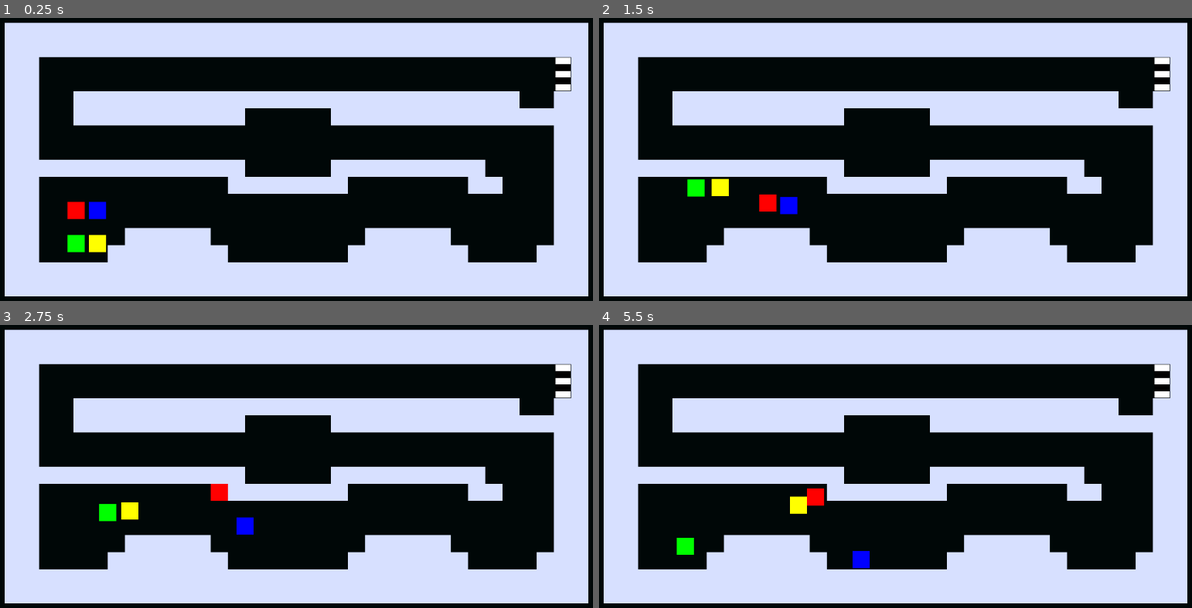
Above: before the commit, frames 1-4 (two rows, left to right).
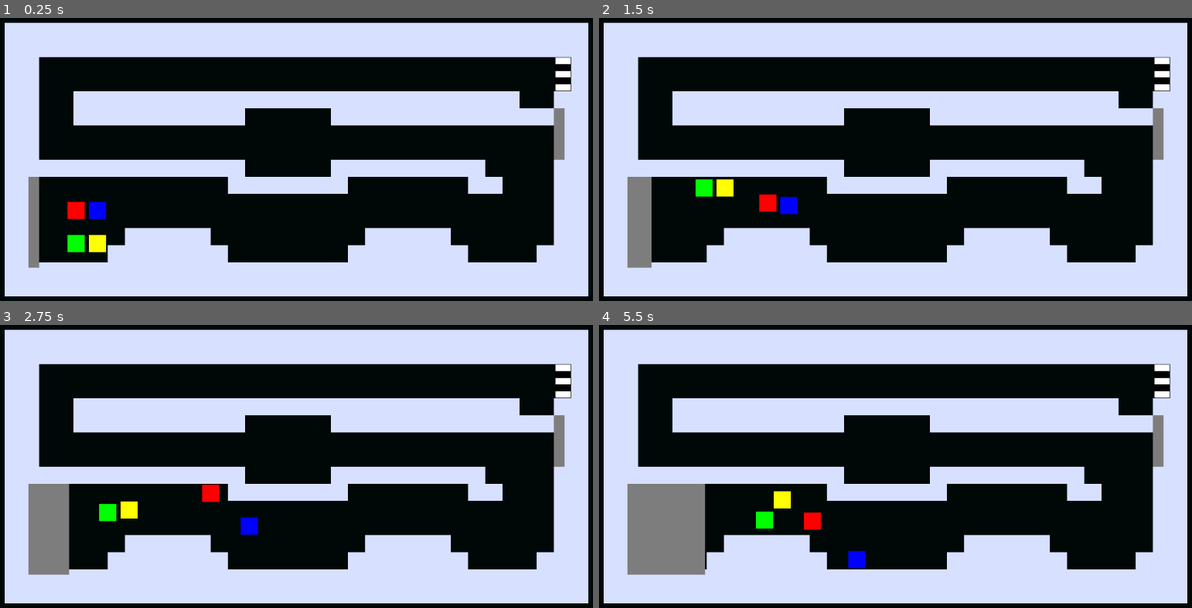
Above: after the commit, the same moments.

Repository: MarcSalibaBDEB/projectbrainrot
Game: Godot game, scene res://Scenes/main.tscn
The game is run twice, just before and just after one commit, with the same random seed, the same clock (stepped at 60 frames per second) and the same inputs. The project has no main scene, so this scene is started directly.
Inputs:
- Up to frame 1 (0.25 s): no input
- Up to frame 2 (1.5 s): no input
- Up to frame 3 (2.75 s): no input
- Up to frame 4 (5.5 s): no input

The runs differ from the first frame. In frame 1, 1.0% of the frame differs, in the area x 4-96%, y 31-89%; in frame 2, 2.0%; in frame 3, 3.0%; in frame 4, 5.6%.

Commit message:
adding win scene and fixed wall issue

Diff:
--- a/Scenes/ClosingWall.tscn
+++ b/Scenes/ClosingWall.tscn
@@ -2,13 +2,13 @@
 
 [ext_resource type="Script" uid="uid://b8vgb0cklviad" path="res://Scripts/closing_wall.gd" id="1_ffkud"]
 
-[sub_resource type="RectangleShape2D" id="RectangleShape2D_3s4q0"]
+[sub_resource type="RectangleShape2D" id="RectangleShape2D_ffkud"]
 
-[node name="ClosingWall" type="StaticBody2D"]
+[node name="ClosingWall" type="AnimatableBody2D"]
 script = ExtResource("1_ffkud")
 
 [node name="CollisionShape2D" type="CollisionShape2D" parent="."]
-shape = SubResource("RectangleShape2D_3s4q0")
+shape = SubResource("RectangleShape2D_ffkud")
 
 [node name="ColorRect" type="ColorRect" parent="."]
 offset_left = -10.0
@@ -19,5 +19,3 @@
 metadata/_edit_use_anchors_ = true
 
 [node name="Timer" type="Timer" parent="."]
-
-[connection signal="timeout" from="Timer" to="." method="_on_start_delay_timer_timeout"]
--- /dev/null
+++ b/Scenes/WinScreen.tscn
@@ -0,0 +1,37 @@
+[gd_scene format=3 uid="uid://dwcdwl8mtri86"]
+
+[node name="WinPopup" type="Control"]
+layout_mode = 3
+anchors_preset = 15
+anchor_right = 1.0
+anchor_bottom = 1.0
+grow_horizontal = 2
+grow_vertical = 2
+
+[node name="Panel" type="Panel" parent="."]
+layout_mode = 1
+anchors_preset = 8
+anchor_left = 0.5
+anchor_top = 0.5
+anchor_right = 0.5
+anchor_bottom = 0.5
+offset_left = -20.0
+offset_top = -20.0
+offset_right = 20.0
+offset_bottom = 20.0
+grow_horizontal = 2
+grow_vertical = 2
+
+[node name="VBoxContainer" type="VBoxContainer" parent="Panel"]
+layout_mode = 0
+offset_right = 40.0
+offset_bottom = 40.0
+
+[node name="Label" type="Label" parent="Panel/VBoxContainer"]
+layout_mode = 2
+
+[node name="Button" type="Button" parent="Panel/VBoxContainer"]
+layout_mode = 2
+
+[node name="Button2" type="Button" parent="Panel/VBoxContainer"]
+layout_mode = 2
--- a/Scenes/main.tscn
+++ b/Scenes/main.tscn
@@ -18,23 +18,6 @@
 script = ExtResource("1_1bvp3")
 player_scene = ExtResource("2_0xm2m")
 
-[node name="ClosingWall" parent="." instance=ExtResource("5_kry3j")]
-position = Vector2(86, 437.42)
-scale = Vector2(1, 8.54)
-extra_width = 1000.0
-grow_speed = 25.0
-auto_start = false
-start_delay = 10.0
-
-[node name="ClosingWall2" parent="." instance=ExtResource("5_kry3j")]
-position = Vector2(1066, 309)
-scale = Vector2(1, 8.54)
-extra_width = 1000.0
-grow_speed = 25.0
-auto_start = false
-start_delay = 20.0
-direction = -1
-
 [node name="TileMapLayer" type="TileMapLayer" parent="."]
 tile_map_data = PackedByteArray("AAACAAIAAAAAAAAAAQADAAIAAAAAAAAAAQAEAAIAAAAAAAAAAQAFAAIAAAAAAAAAAQAGAAIAAAAAAAAAAQAHAA …(4496 unchanged characters)…
 tile_set = SubResource("TileSet_7dm0k")
@@ -43,4 +26,19 @@
 position = Vector2(1073, 160)
 scale = Vector2(1.39, 3.0900002)
 
+[node name="ClosingWall" parent="." instance=ExtResource("5_kry3j")]
+position = Vector2(86, 437.00003)
+scale = Vector2(1, 8.54)
+extra_width = 1000.0
+grow_speed = 25.0
+start_delay = 0.5
+
+[node name="ClosingWall2" parent="." instance=ExtResource("5_kry3j")]
+position = Vector2(1066, 272.00003)
+scale = Vector2(1, 4.793)
+extra_width = 1000.0
+grow_speed = 35.0
+start_delay = 25.0
+direction = -1
+
 [connection signal="body_entered" from="Finish" to="." method="_on_finish_body_entered"]
--- a/Scripts/closing_wall.gd
+++ b/Scripts/closing_wall.gd
@@ -1,69 +1,91 @@
-extends StaticBody2D
+extends AnimatableBody2D
 
 @export var extra_width: float = 300.0
 @export var grow_speed: float = 200.0
 @export var auto_start: bool = true
 @export var start_delay: float = 1.5
-
 @export var direction: int = 1
 
 @onready var col: CollisionShape2D = $CollisionShape2D
-@onready var rect: RectangleShape2D = col.shape as RectangleShape2D
 @onready var visual: ColorRect = $ColorRect
 @onready var delay_timer: Timer = $Timer
 
+# IMPORTANT: ne pas faire @onready var rect := col.shape...
+# On le crée dans _ready() après duplication pour éviter la shape partagée.
+var rect: RectangleShape2D
 
 var base_width: float
 var target_width: float
 var base_col_x: float
 var growing: bool = false
 
+# Cache pour le visuel (mis à jour en physics, appliqué en render)
+var _vis_w: float = 0.0
+var _vis_offset_x: float = 0.0
+var _vis_dirty: bool = false
+
 func _ready() -> void:
+	# 1) Récupère la shape
+	rect = col.shape as RectangleShape2D
 	if rect == null:
 		push_error("CollisionShape2D must use a RectangleShape2D.")
 		set_physics_process(false)
 		return
 
+	# 2) FORCE une shape unique par instance (corrige le bug des 2 murs qui se sync)
+	var unique_shape := rect.duplicate(true) as RectangleShape2D
+	col.shape = unique_shape
+	rect = unique_shape
+
+	# (Debug optionnel)
+	# print(name, " shape_id=", rect.get_instance_id())
+
+	# Direction clean (-1 ou 1)
 	direction = 1 if direction >= 0 else -1
 
 	base_width = rect.size.x
-	target_width = base_width + max(extra_width, 0.0)
+	target_width = base_width + (extra_width if extra_width > 0.0 else 0.0)
 	base_col_x = col.position.x
 
-	_sync_visual(rect.size.x)
+	# init cache visuel
+	_vis_w = rect.size.x
+	_vis_offset_x = col.position.x - base_col_x
+	_vis_dirty = true
+
+	# Connect timer safely (no editor dependency)
+	delay_timer.one_shot = true
+	if not delay_timer.timeout.is_connected(_on_delay_timeout):
+		delay_timer.timeout.connect(_on_delay_timeout)
 
 	if auto_start:
 		delay_timer.start(start_delay)
-
-func start_growing() -> void:
-	growing = true
-
-func stop_growing() -> void:
-	growing = false
-
-func reset_size() -> void:
-	rect.size.x = base_width
-	col.position.x = base_col_x
-	_sync_visual(base_width)
 
 func _physics_process(delta: float) -> void:
 	if not growing:
 		return
 
-	var new_w : float = min(rect.size.x + grow_speed * delta, target_width)
+	var new_w: float = min(rect.size.x + grow_speed * delta, target_width)
 	if is_equal_approx(new_w, rect.size.x):
 		return
 
+	# Physics: update collision
 	rect.size.x = new_w
-
 	col.position.x = base_col_x + direction * (new_w - base_width) / 2.0
 
-	_sync_visual(new_w)
+	# Cache values for UI update in _process (ColorRect = UI)
+	_vis_w = new_w
+	_vis_offset_x = (col.position.x - base_col_x)
+	_vis_dirty = true
 
-func _sync_visual(current_width: float) -> void:
-	visual.size.x = current_width
-	visual.position.x = -current_width / 2.0 + (col.position.x - base_col_x)
+func _process(_delta: float) -> void:
+	if not _vis_dirty:
+		return
+	_vis_dirty = false
 
+	# Render/UI: update ColorRect here to avoid “lag”
+	visual.size.x = _vis_w
+	visual.position.x = -_vis_w / 2.0 + _vis_offset_x
+	visual.queue_redraw()
 
-func _on_start_delay_timer_timeout() -> void:
+func _on_delay_timeout() -> void:
 	growing = true
